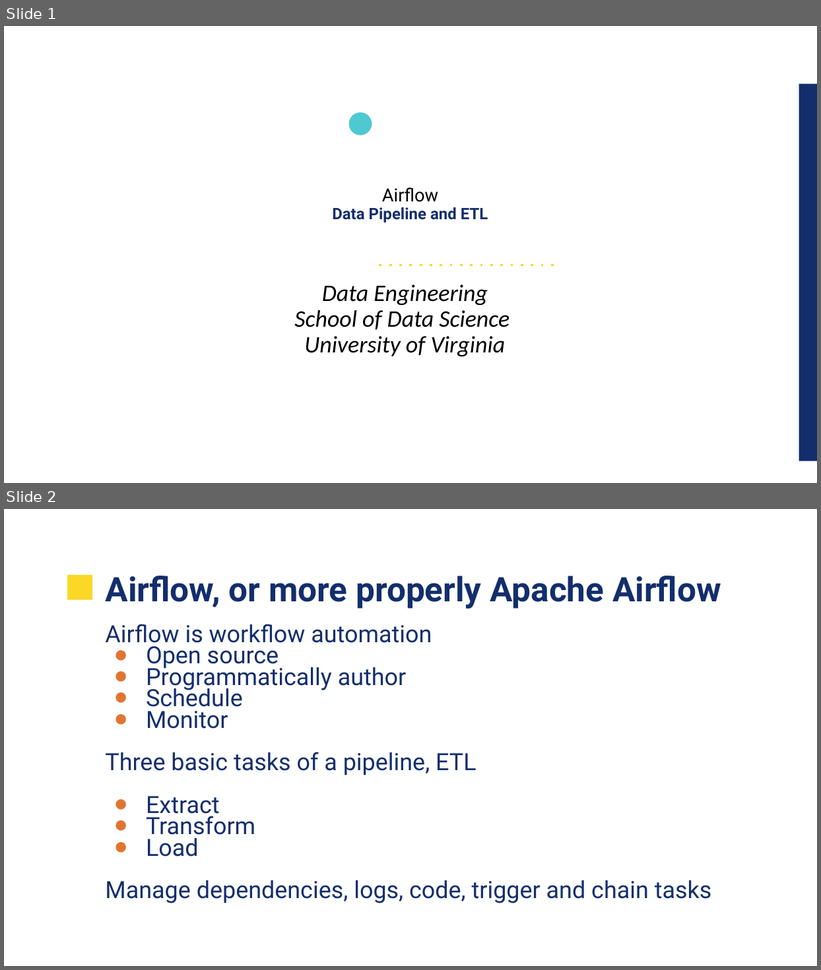
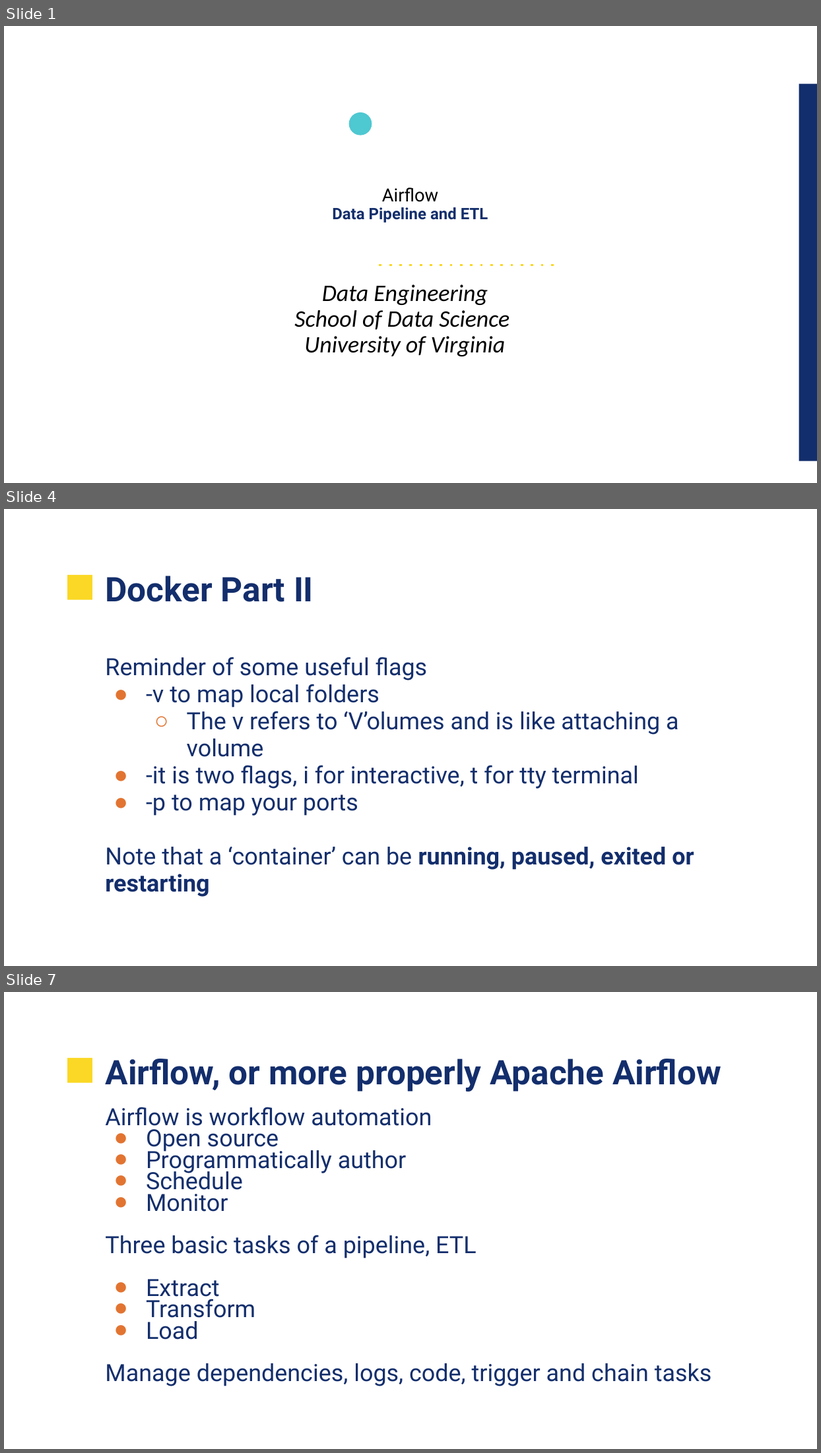
Before and after one commit to UVADS/data_engineering, a slide deck: 09_lte1_airflow/UVA-Airflow.pptx. Shown one above the other, each under a label of ours: slides 1 and 2 before the commit, slides 1, 4 and 7 after it; the slides between them are not shown. The pictures are 821x970 and 821x1453 pixels, drawn with LibreOffice and Linux fonts; fonts in the diff are those of the drawing; background and template pictures are left out. Boxes give left, top, right and bottom in pixels: in the first picture for what was removed or moved away, otherwise in the second. Text is boxed around its words. In the diff, an @@ line names an element or a change of style, - is before the commit and + after.

```diff
--- a/09_lte1_airflow/UVA-Airflow.pptx
+++ b/09_lte1_airflow/UVA-Airflow.pptx
@@ slide 4 added at (4, 509, 817, 966), background picture (left out); not listed: 1 template element that a slide beside it also shows @@
@@ title added at (105, 576, 314, 602), 30 pt, text #132E6C, bold @@
+Docker Part II
@@ text added at (105, 657, 694, 897), 21 pt, text #132E6C @@
+Reminder of some useful flags
+● -v to map local folders
+  ○ The v refers to ‘V’olumes and is like attaching a volume
+● -it is two flags, i for interactive, t for tty terminal
+● -p to map your ports
+Note that a ‘container’ can be running, paused, exited or restarting
@@ what was slide 2 is now slide 7 @@
```
Also in this commit, not shown: 3 slides changed, 10 other slides added, 1 slide removed.
